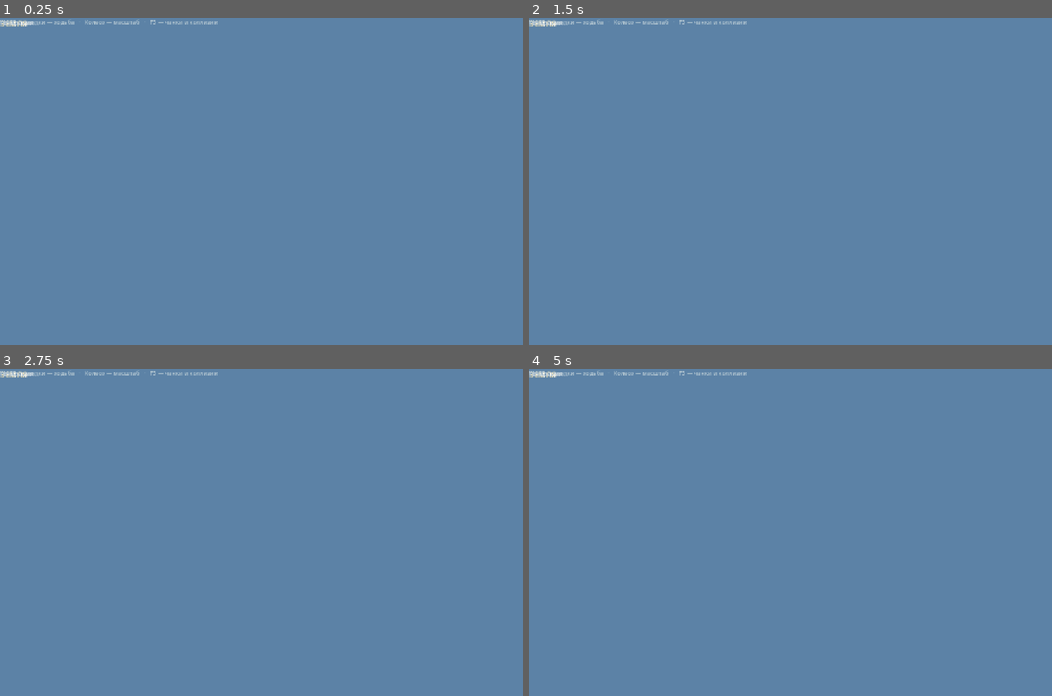
Above: before the commit, frames 1-4 (two rows, left to right).
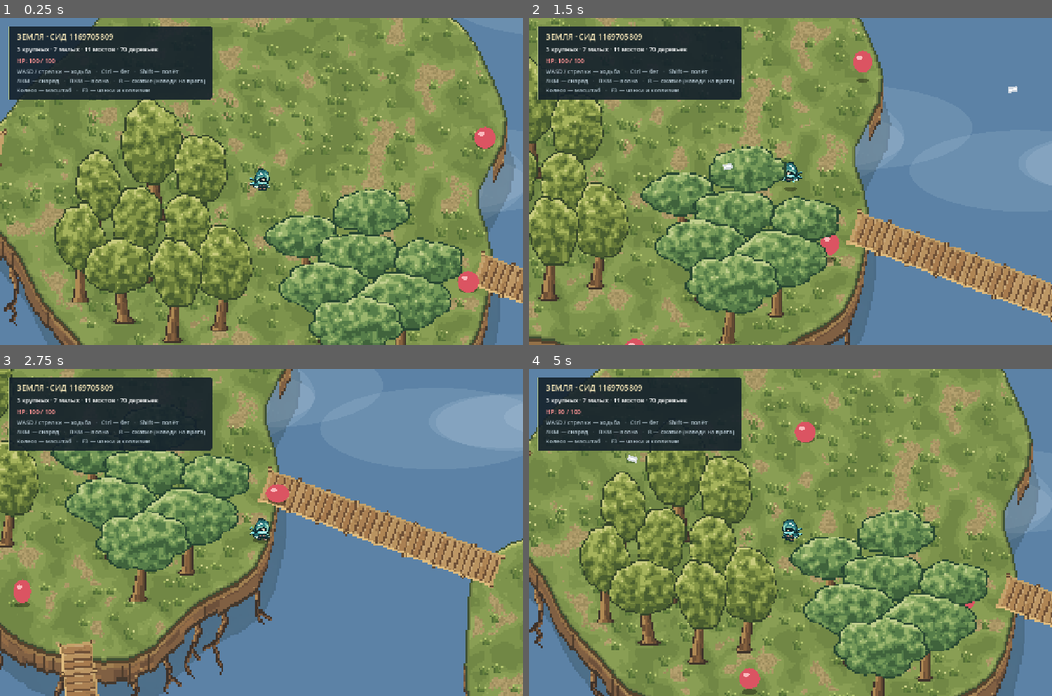
Above: after the commit, the same moments.

Repository: JLichiNus/Nelvar
Game: Godot game, scene res://scenes/main.tscn
Two runs of this game, one before a commit and one after it. Both use one fixed random seed, a clock stepped at 60 frames per second and the inputs below.
Inputs (mouse positions are in pixels of both pictures, inside the frame that each line leads up to):
- Up to frame 1 (0.25 s): no input
- Up to frame 2 (1.5 s): tap Enter at 0.5 s; move the mouse to (905, 165) at 0.52 s; hold D (move_right) 0.53-1.28 s; tap Shift (speed_boost) at 0.6 s; click (905, 165) at 0.67 s; move the mouse to (685, 197) at 1.27 s; hold S (move_down) from 1.28 s (still down); click (685, 197) at 1.35 s
- Up to frame 3 (2.75 s): tap Shift (speed_boost) at 1.55, 2.3 s; move the mouse to (313, 460) at 2.02 s; release S (move_down) at 2.03 s; hold D (move_right) from 2.03 s (still down); right-click (313, 460) at 2.1 s; click (313, 460) at 2.17 s
- Up to frame 4 (5 s): move the mouse to (764, 597) at 2.77 s; release D (move_right) at 2.78 s; hold W (move_up) 2.78-3.53 s; tap R (special_compression) at 2.85 s; click (764, 597) at 2.92 s; tap Shift (speed_boost) at 3.05, 3.6, 4.55 s; move the mouse to (947, 581) at 3.52 s; hold A (move_left) from 3.53 s (still down); click (947, 581) at 3.67 s; move the mouse to (633, 483) at 4.27 s; tap Ctrl (toggle_run) at 4.35 s; click (633, 483) at 4.42 s

The runs differ from the first frame. In frame 1, 93% of the frame differs, in the area x 0-100%, y 0-100%; in frame 2, 71%; in frame 3, 62%; in frame 4, 93%.
Error before the commit: Parse Error: Could not find type "NelvarPlayer" in the current scope. (res://scripts/main.gd:11)

Commit message:
fixes for merge #2

Diff:
--- a/enemies/enemy_spawner.gd
+++ b/enemies/enemy_spawner.gd
@@ -1,27 +1,50 @@
 extends Node2D
+## Без мира враги появляются в spawn_area (тестовая сцена). Со сгенерированным
+## миром (start(world, forest)) — на суше в кольце вокруг игрока,
+## не в воде и не в стволах деревьев.
 
 
 @export var enemy_scene: PackedScene
 @export var player: Node2D
+# false — ждать вызова start(), например пока генерируется мир.
+@export var auto_start: bool = true
 @export var initial_count: int = 5
 @export var max_alive: int = 10
 @export var spawn_interval: float = 2.5
 @export var min_distance_from_player: float = 450.0
 @export var spawn_area := Rect2(80, 80, 3296, 1784)
 @export var spawn_attempts: int = 10
+
+@export_category("Generated world")
+@export var max_distance_from_player: float = 1100.0
+@export var world_spawn_attempts: int = 30
+# Свободное место вокруг точки появления (радиус тела врага + запас).
+@export var spawn_clearance: float = 28.0
+
+@export_category("Visual")
 @export var appear_duration: float = 0.3
 
 var _spawn_time_left := 0.0
+var _world: NelvarWorldData
+var _forest: NelvarForestData
 
 
 func _ready() -> void:
+	set_process(false)
+	if auto_start:
+		start()
+
+
+func start(world: NelvarWorldData = null, forest: NelvarForestData = null) -> void:
 	if enemy_scene == null:
 		push_warning("Не назначена сцена врага для спавнера.")
-		set_process(false)
 		return
+	_world = world
+	_forest = forest
 	for _i in initial_count:
 		_try_spawn()
 	_spawn_time_left = spawn_interval
+	set_process(true)
 
 
 func _process(delta: float) -> void:
@@ -54,6 +77,8 @@
 
 
 func _pick_spawn_point() -> Variant:
+	if _world != null:
+		return _pick_world_spawn_point()
 	for _attempt in maxi(spawn_attempts, 1):
 		var point := Vector2(
 			randf_range(spawn_area.position.x, spawn_area.end.x),
@@ -65,3 +90,19 @@
 		):
 			return point
 	return null
+
+
+func _pick_world_spawn_point() -> Variant:
+	var center := _world.spawn_position
+	if is_instance_valid(player):
+		center = player.global_position
+	var max_distance := maxf(max_distance_from_player, min_distance_from_player)
+	for _attempt in maxi(world_spawn_attempts, 1):
+		var point := center + Vector2.from_angle(randf() * TAU) \
+			* randf_range(min_distance_from_player, max_distance)
+		if not _world.has_clearance(point, spawn_clearance):
+			continue
+		if _forest != null and not _forest.has_clearance(point, spawn_clearance):
+			continue
+		return point
+	return null
--- a/player/player.gd
+++ b/player/player.gd
@@ -1,4 +1,7 @@
+class_name NelvarPlayer
 extends CharacterBody2D
+## Начало координат — точка у ног: по ней идут Y-сортировка с деревьями
+## и коллизия с миром. Прицел и атаки считаются от центра тела (AimPivot).
 
 
 signal health_changed(current: float, maximum: float)
@@ -6,6 +9,8 @@
 
 enum SpeedBoostState { READY, ACTIVE, COOLDOWN }
 
+# Радиус круга-«следа» под ногами; на него опираются проверки мира и спавн.
+const BODY_RADIUS := 14.0
 const DEAD_COLOR := Color(0.45, 0.47, 0.5, 1.0)
 # Анимация атаки с большим приоритетом не прерывается меньшей.
 const ATTACK_PRIORITY := {
@@ -15,7 +20,7 @@
 }
 
 @export_category("Movement")
-@export var base_speed: float = 300.0
+@export var speed: float = 300.0
 @export var run_speed_multiplier: float = 1.5
 @export var speed_boost_multiplier: float = 1.5
 @export var speed_boost_duration: float = 2.0
@@ -45,6 +50,10 @@
 @export var blink_alpha: float = 0.35
 @export var death_restart_delay: float = 1.5
 
+@export_category("Camera")
+@export var zoom_min: float = 0.18
+@export var zoom_max: float = 1.6
+
 var aim_direction := Vector2.RIGHT
 var _primary_cooldown_left := 0.0
 var _wave_cooldown_left := 0.0
@@ -58,6 +67,8 @@
 var _flight_tween: Tween
 # Масштаб спрайта при взгляде вправо; взгляд влево — отрицательный scale.x.
 var _body_scale := Vector2.ONE
+# Положение тела на земле; полёт поднимает его на flight_height выше.
+var _body_rest_position := Vector2.ZERO
 var _facing_left := false
 # Текущая анимация атаки корпуса; пусто — корпус повторяет локомоцию ног.
 var _attack_animation := &""
@@ -72,11 +83,15 @@
 @onready var torso_sprite: AnimatedSprite2D = $Body/Torso
 @onready var shadow: Polygon2D = $Shadow
 @onready var hurtbox: Area2D = $Hurtbox
+@onready var camera: Camera2D = $Camera2D
+@onready var collision_shape: CollisionShape2D = $CollisionShape2D
 
 
 func _ready() -> void:
 	health = max_health
+	(collision_shape.shape as CircleShape2D).radius = BODY_RADIUS
 	_body_scale = body_visual.scale.abs()
+	_body_rest_position = body_visual.position
 	torso_sprite.animation_finished.connect(_on_torso_animation_finished)
 	boost_duration_timer.timeout.connect(_on_boost_duration_timeout)
 	boost_cooldown_timer.timeout.connect(_on_boost_cooldown_timeout)
@@ -104,10 +119,21 @@
 
 
 func _update_aim() -> void:
-	var mouse_offset := get_global_mouse_position() - global_position
+	var mouse_offset := get_global_mouse_position() - get_aim_origin()
 	if mouse_offset.length_squared() > 0.0001:
 		aim_direction = mouse_offset.normalized()
 		aim_pivot.rotation = aim_direction.angle()
+
+
+# Центр тела, от которого целятся и вылетают атаки.
+func get_aim_origin() -> Vector2:
+	return aim_pivot.global_position
+
+
+func adjust_zoom(multiplier: float) -> void:
+	var value := clampf(camera.zoom.x * multiplier, zoom_min, zoom_max)
+	camera.zoom = Vector2.ONE * value
+
 
 func _physics_process(delta: float) -> void:
 	if _is_dead:
@@ -128,7 +154,7 @@
 		speed_multiplier = speed_boost_multiplier
 	elif _is_running:
 		speed_multiplier = run_speed_multiplier
-	velocity = direction * base_speed * speed_multiplier
+	velocity = direction * speed * speed_multiplier
 	move_and_slide()
 	_update_animation(direction)
 	# В полёте игрок проходит над врагами и не получает контактного урона.
@@ -242,7 +268,7 @@
 		sprite.stop()
 	if _flight_tween != null:
 		_flight_tween.kill()
-	body_visual.position = Vector2.ZERO
+	body_visual.position = _body_rest_position
 	shadow.visible = false
 	aim_pivot.visible = false
 	hurtbox.set_deferred("monitoring", false)
@@ -277,7 +303,7 @@
 	_wave_cooldown_left = wave_cooldown
 	_is_running = false
 	_play_attack_animation(&"attack_wave")
-	var wave_origin := global_position + aim_direction * wave_spawn_distance
+	var wave_origin := get_aim_origin() + aim_direction * wave_spawn_distance
 	wave.call("launch", wave_origin, aim_direction)
 
 
@@ -302,7 +328,7 @@
 	_compression_cooldown_left = compression_cooldown
 	_is_running = false
 	_play_attack_animation(&"attack_compression")
-	compression.call("start_compression", target, global_position)
+	compression.call("start_compression", target, get_aim_origin())
 
 
 # Ближайший к курсору враг в пределах compression_target_radius от курсора
@@ -316,7 +342,7 @@
 		var enemy := node as Node2D
 		if enemy == null:
 			continue
-		var range_sq := global_position.distance_squared_to(enemy.global_position)
+		var range_sq := get_aim_origin().distance_squared_to(enemy.global_position)
 		if range_sq > max_range_sq:
 			continue
 		var distance_sq := cursor.distance_squared_to(enemy.global_position)
@@ -347,7 +373,7 @@
 	tween.tween_property(
 		body_visual,
 		"position:y",
-		-flight_height,
+		_body_rest_position.y - flight_height,
 		flight_lift_duration
 	).set_trans(Tween.TRANS_QUAD).set_ease(Tween.EASE_OUT)
 	tween.tween_property(
@@ -363,7 +389,7 @@
 	tween.tween_property(
 		body_visual,
 		"position:y",
-		0.0,
+		_body_rest_position.y,
 		flight_lift_duration
 	).set_trans(Tween.TRANS_QUAD).set_ease(Tween.EASE_IN)
 	tween.tween_property(shadow, "scale", Vector2.ONE, flight_lift_duration)
--- a/player/player.tscn
+++ b/player/player.tscn
@@ -7,13 +7,14 @@
 [ext_resource type="SpriteFrames" path="res://player/sprites/player_legs_frames.tres" id="5_legs"]
 [ext_resource type="SpriteFrames" path="res://player/sprites/player_torso_frames.tres" id="6_torso"]
 
-[sub_resource type="RectangleShape2D" id="RectangleShape2D_player"]
-size = Vector2(36, 36)
+[sub_resource type="CircleShape2D" id="CircleShape2D_player"]
+radius = 14.0
 
 [sub_resource type="RectangleShape2D" id="RectangleShape2D_hurtbox"]
 size = Vector2(32, 32)
 
 [node name="Player" type="CharacterBody2D" unique_id=120432351]
+motion_mode = 1
 collision_layer = 2
 collision_mask = 1
 script = ExtResource("1_oul6g")
@@ -23,12 +24,12 @@
 
 [node name="Shadow" type="Polygon2D" parent="."]
 visible = false
-position = Vector2(0, 16)
 color = Color(0, 0, 0, 0.35)
 polygon = PackedVector2Array(18, 0, 16.63, 2.68, 12.73, 4.95, 6.89, 6.47, 0, 7, -6.89, 6.47, -12.73, 4.95, -16.63, 2.68, -18, 0, -16.63, -2.68, -12.73, -4.95, -6.89, -6.47, -0, -7, 6.89, -6.47, 12.73, -4.95, 16.63, -2.68)
 
 [node name="Body" type="Node2D" parent="."]
 texture_filter = 1
+position = Vector2(0, -16)
 scale = Vector2(1.5, 1.5)
 
 [node name="Legs" type="AnimatedSprite2D" parent="Body"]
@@ -44,20 +45,18 @@
 offset = Vector2(-2, -4)
 
 [node name="CollisionShape2D" type="CollisionShape2D" parent="." unique_id=1764298744]
-shape = SubResource("RectangleShape2D_player")
+shape = SubResource("CircleShape2D_player")
 
 [node name="AimPivot" type="Node2D" parent="."]
+position = Vector2(0, -16)
 
 [node name="ProjectileSpawn" type="Marker2D" parent="AimPivot"]
 position = Vector2(30, 0)
 
 [node name="Camera2D" type="Camera2D" parent="."]
+position = Vector2(0, -16)
 zoom = Vector2(1.15, 1.15)
 position_smoothing_enabled = false
-limit_left = 0
-limit_top = 0
-limit_right = 3456
-limit_bottom = 1944
 
 [node name="BoostDuration" type="Timer" parent="."]
 one_shot = true
@@ -66,6 +65,7 @@
 one_shot = true
 
 [node name="Hurtbox" type="Area2D" parent="."]
+position = Vector2(0, -16)
 collision_layer = 0
 collision_mask = 8
 monitorable = false
--- a/scenes/main.tscn
+++ b/scenes/main.tscn
@@ -1,8 +1,11 @@
-[gd_scene load_steps=6 format=3]
+[gd_scene load_steps=9 format=3]
 
 [ext_resource type="Script" path="res://scripts/main.gd" id="1"]
 [ext_resource type="Script" path="res://scripts/world/world_view.gd" id="2"]
-[ext_resource type="PackedScene" path="res://scenes/player.tscn" id="3"]
+[ext_resource type="PackedScene" path="res://player/player.tscn" id="3"]
+[ext_resource type="PackedScene" path="res://enemies/hopper/hopper.tscn" id="5"]
+[ext_resource type="Script" path="res://enemies/enemy_spawner.gd" id="6"]
+[ext_resource type="Script" path="res://ui/health_label.gd" id="7"]
 [ext_resource type="Resource" path="res://resources/earth_map_config.tres" id="4"]
 
 [sub_resource type="StyleBoxFlat" id="StyleBoxFlat_panel"]
@@ -24,6 +27,13 @@
 y_sort_enabled = true
 
 [node name="Player" parent="Actors" instance=ExtResource("3")]
+
+[node name="EnemySpawner" type="Node2D" parent="Actors" node_paths=PackedStringArray("player")]
+y_sort_enabled = true
+script = ExtResource("6")
+enemy_scene = ExtResource("5")
+player = NodePath("../Player")
+auto_start = false
 
 [node name="HUD" type="CanvasLayer" parent="."]
 
@@ -63,9 +73,18 @@
 theme_override_font_sizes/font_size = 15
 text = "Генерация…"
 
+[node name="Health" type="Label" parent="HUD/Margin/Panel/Padding/Rows" node_paths=PackedStringArray("player")]
+layout_mode = 2
+mouse_filter = 2
+theme_override_colors/font_color = Color(1, 0.584314, 0.584314, 1)
+theme_override_font_sizes/font_size = 15
+text = "HP: 100 / 100"
+script = ExtResource("7")
+player = NodePath("../../../../../../Actors/Player")
+
 [node name="Controls" type="Label" parent="HUD/Margin/Panel/Padding/Rows"]
 layout_mode = 2
 mouse_filter = 2
 theme_override_colors/font_color = Color(0.72, 0.79, 0.83, 1)
 theme_override_font_sizes/font_size = 14
-text = "WASD / стрелки — ходьба   ·   Колесо — масштаб   ·   F3 — чанки и коллизии"
+text = "WASD / стрелки — ходьба   ·   Ctrl — бег   ·   Shift — полёт\nЛКМ — снаряд   ·   ПКМ — волна   ·   R — сжатие (наведи на врага)\nКолесо — масштаб   ·   F3 — чанки и коллизии"
--- a/scripts/main.gd
+++ b/scripts/main.gd
@@ -9,6 +9,7 @@
 @onready var world_view: NelvarWorldView = $World
 @onready var actors: Node2D = $Actors
 @onready var player: NelvarPlayer = $Actors/Player
+@onready var enemy_spawner: Node2D = $Actors/EnemySpawner
 @onready var seed_label: Label = $HUD/Margin/Panel/Padding/Rows/Seed
 @onready var status_label: Label = $HUD/Margin/Panel/Padding/Rows/Status
 
@@ -29,6 +30,7 @@
 		seed_label.text = "Не удалось построить карту · сид %d" % world_seed
 		status_label.text = "Ошибка генерации. Подробности в Output."
 		player.set_physics_process(false)
+		player.set_process(false)
 		return
 	world_view.build(world_data)
 	forest_data = NelvarForestGenerator.new().generate(world_data, forest_config)
@@ -40,6 +42,7 @@
 		tree_nodes.append(node)
 	player.position = world_data.spawn_position
 	player.camera.reset_smoothing()
+	enemy_spawner.call("start", world_data, forest_data)
 	seed_label.text = "ЗЕМЛЯ · СИД %d" % world_data.world_seed
 	var large := 0
 	for island in world_data.islands:
